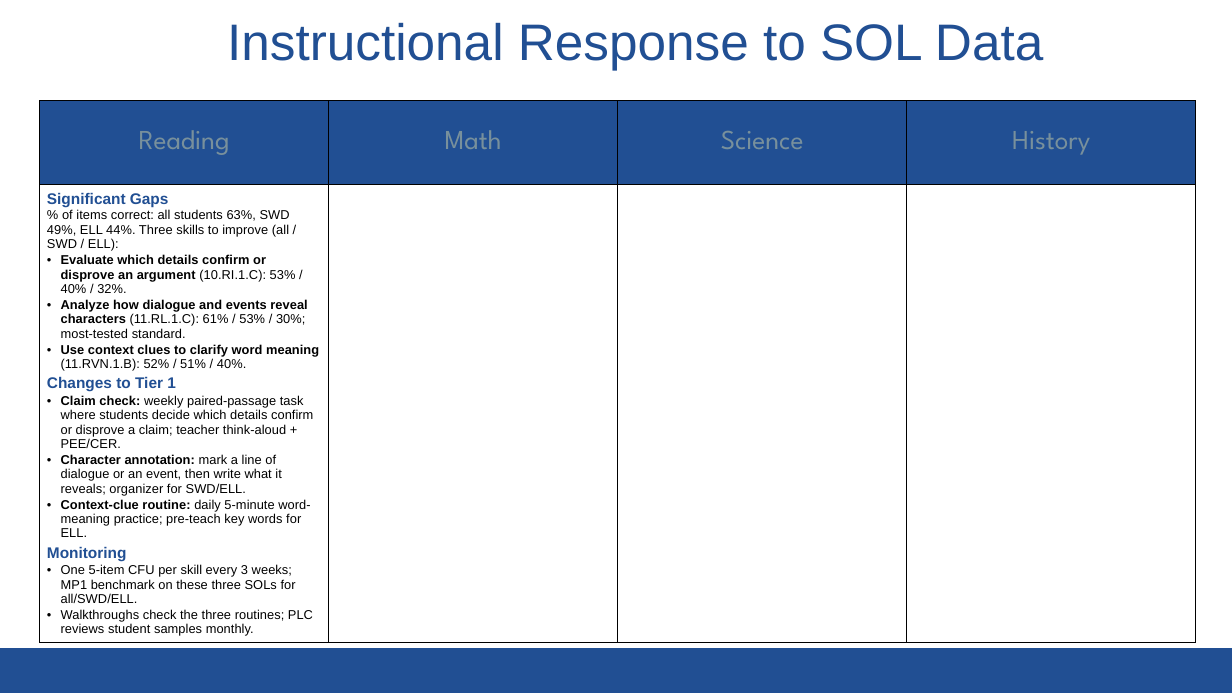
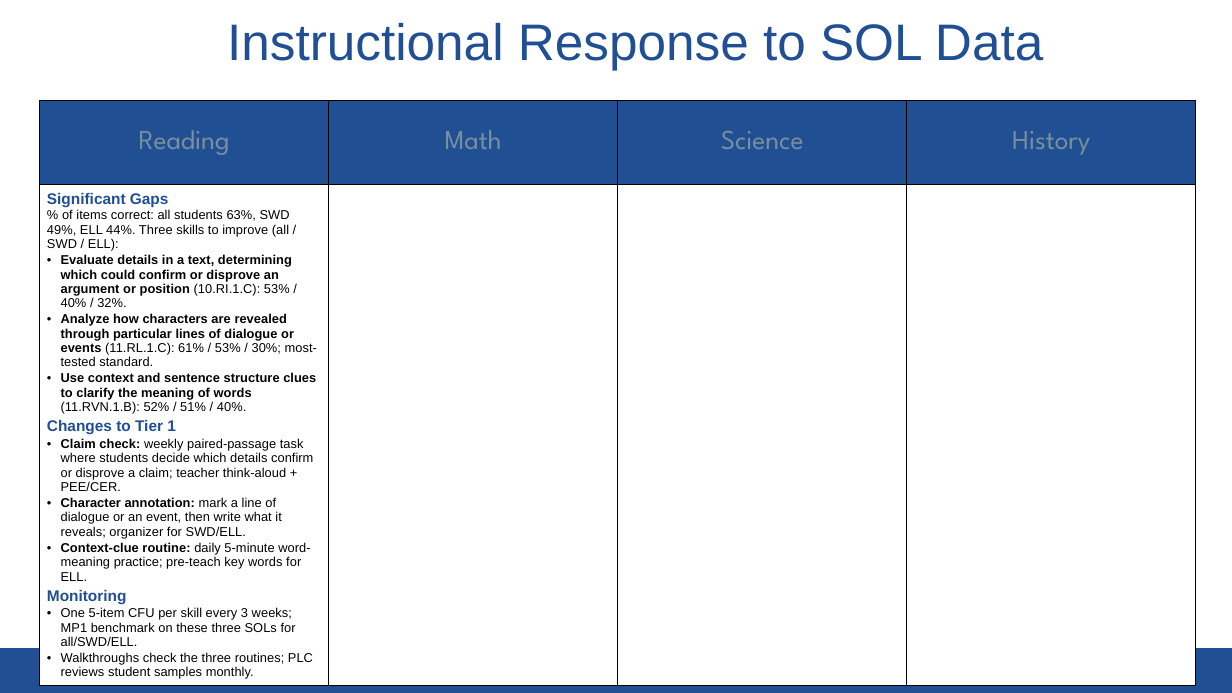
Before and after one commit to stumpgreg-ops/Sol-Lab-VA-EOC-Bio, a slide deck: slide 1 of Instructional_Response_to_SOL_Data_Reading.pptx. Drawn at 1232x693 pixels with LibreOffice and Linux fonts; fonts in the diff are those of the drawing; background and template pictures are left out. Boxes give left, top, right and bottom in pixels: in the first picture for what was removed or moved away, otherwise in the second. Text is boxed around its words. In the diff, an @@ line names an element or a change of style, - is before the commit and + after.

```diff
--- a/Instructional_Response_to_SOL_Data_Reading.pptx
+++ b/Instructional_Response_to_SOL_Data_Reading.pptx
@@ table at [39, 101, 1198, 683] @@
-row 2, column 1: Significant Gaps / % of items correct: all students 63%, SWD 49%, ELL 44%. Three skills to improve (all / SWD / ELL): / Evaluate which details confirm or disprove an argument (10.RI.1.C): 53% / 40% / 32%. / Analyze how dialogue and events reveal characters (11.RL.1.C): 61% / 53% / 30%; most-tested standard. / Use context clues to clarify word meaning (11.RVN.1.B): 52% / 51% / 40%. / Changes to Tier 1 / Claim check: weekly paired-passage task where students decide which details confirm or disprove a claim; teacher think-aloud + PEE/CER. / Character annotation: mark a line of dialogue or an event, then write what it reveals; organizer for SWD/ELL. / Context-clue routine: daily 5-minute word-meaning practice; pre-teach key words for ELL. / Monitoring / One 5-item CFU per skill every 3 weeks; MP1 benchmark on these three SOLs for all/SWD/ELL. / Walkthroughs check the three routines; PLC reviews student samples monthly.
+row 2, column 1: Significant Gaps / % of items correct: all students 63%, SWD 49%, ELL 44%. Three skills to improve (all / SWD / ELL): / Evaluate details in a text, determining which could confirm or disprove an argument or position (10.RI.1.C): 53% / 40% / 32%. / Analyze how characters are revealed through particular lines of dialogue or events (11.RL.1.C): 61% / 53% / 30%; most-tested standard. / Use context and sentence structure clues to clarify the meaning of words (11.RVN.1.B): 52% / 51% / 40%. / Changes to Tier 1 / Claim check: weekly paired-passage task where students decide which details confirm or disprove a claim; teacher think-aloud + PEE/CER. / Character annotation: mark a line of dialogue or an event, then write what it reveals; organizer for SWD/ELL. / Context-clue routine: daily 5-minute word-meaning practice; pre-teach key words for ELL. / Monitoring / One 5-item CFU per skill every 3 weeks; MP1 benchmark on these three SOLs for all/SWD/ELL. / Walkthroughs check the three routines; PLC reviews student samples monthly.
```
Also in this commit, not shown: 2 other slides changed, 1 other file.
